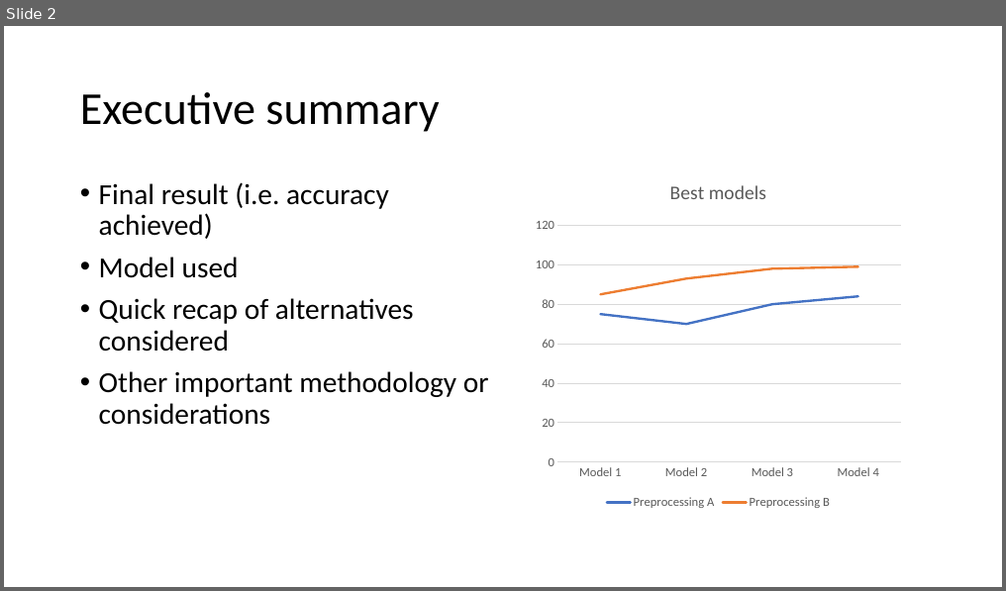
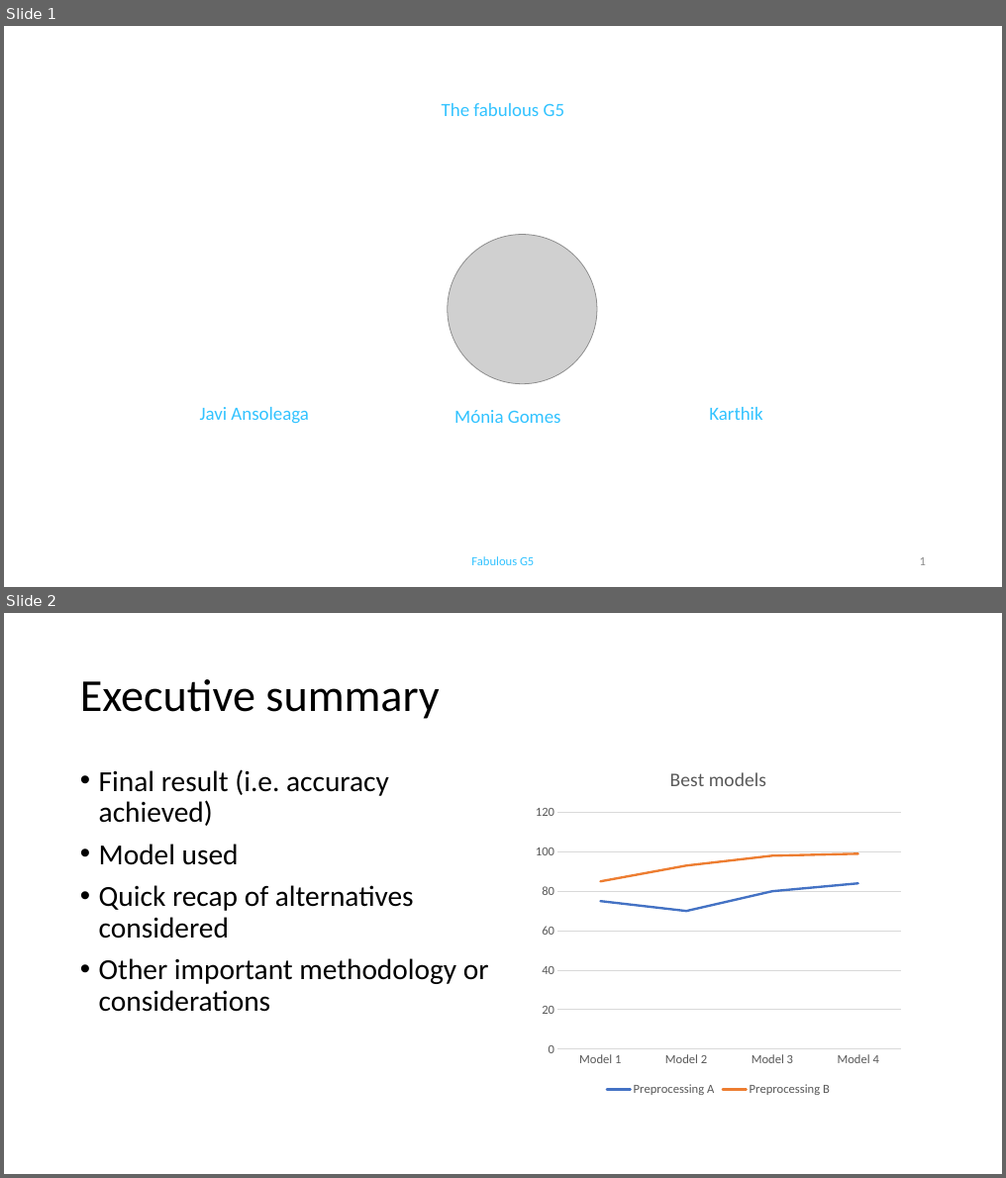
Before and after one commit to Grimngor/Project-NLP-G5, a slide deck: NLP Project - G5.pptx. Shown one above the other, each under a label of ours: slide 2 before the commit, slides 1 and 2 after it. The pictures are 1006x591 and 1006x1178 pixels, drawn with LibreOffice and Linux fonts; fonts in the diff are those of the drawing; grey boxes stand for pictures. Boxes give left, top, right and bottom in pixels: in the first picture for what was removed or moved away, otherwise in the second. Text is boxed around its words. In the diff, an @@ line names an element or a change of style, - is before the commit and + after.

```diff
--- a/NLP Project - G5.pptx
+++ b/NLP Project - G5.pptx
@@ slide 1 added at [4,26,1002,587], background #FFFFFF @@
@@ title added at [442,103,564,116], 18 pt, text #32C3FF @@
+The fabulous G5
@@ picture added at [448,235,597,384] @@
@@ text added at [200,407,309,424], 18 pt, text #32C3FF @@
+Javi Ansoleaga
@@ text added at [454,410,561,423], 18 pt, text #32C3FF @@
+Mónia Gomes
@@ text added at [709,407,762,420], 18 pt, text #32C3FF @@
+Karthik
@@ text added at [471,557,534,566], 12 pt, text #32C3FF @@
+Fabulous G5
@@ page number added at [920,558,926,566], 12 pt, text #8C8C8C @@
+1
```
Also in this commit, not shown: 1 slide removed.
